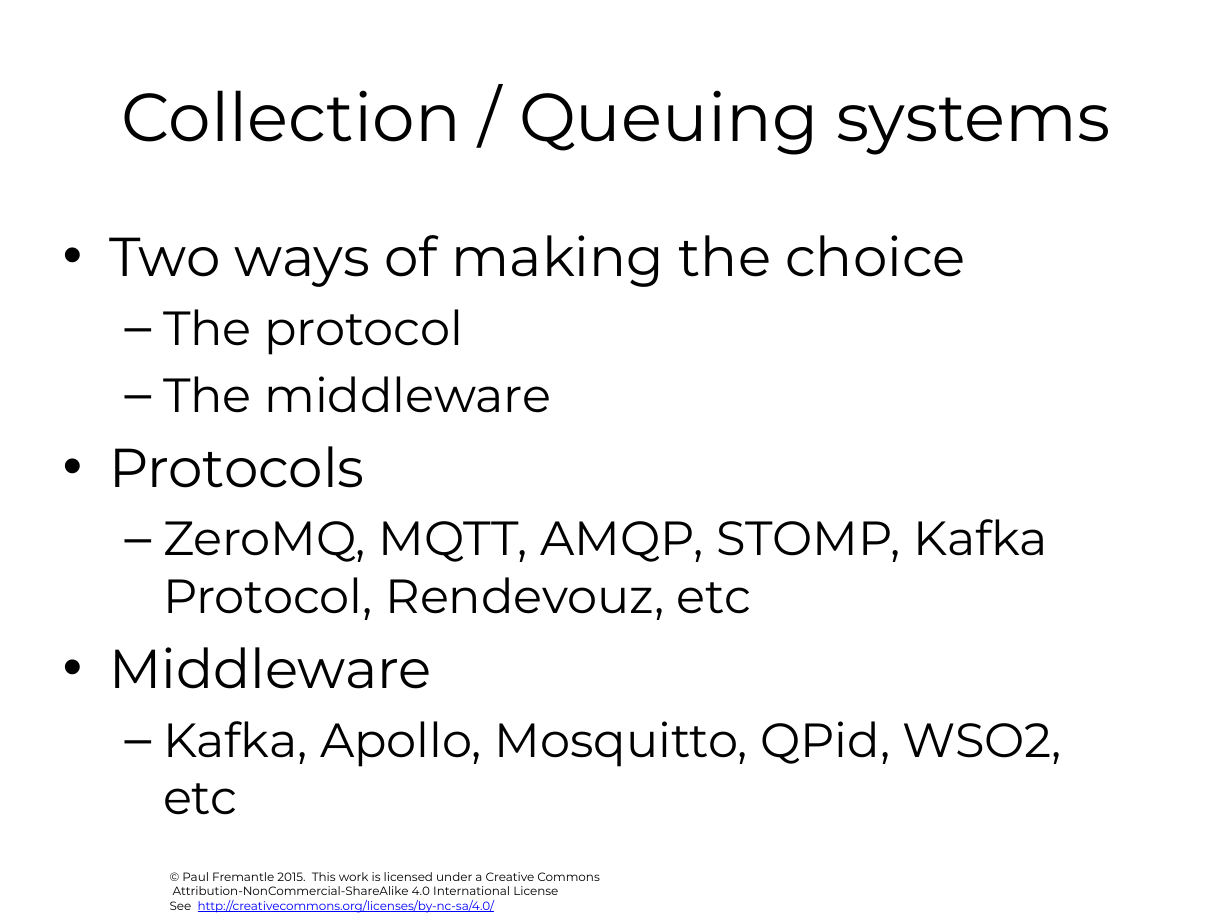
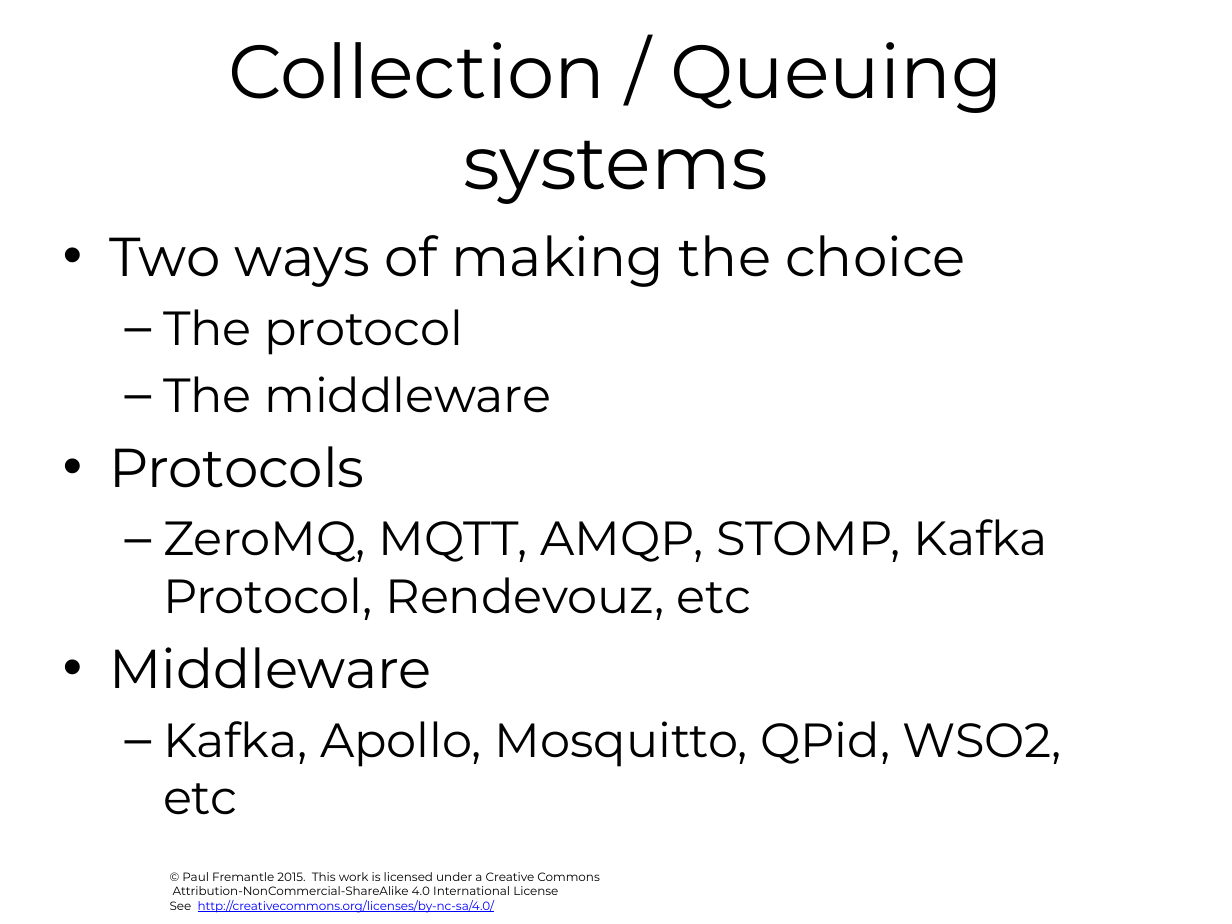
Before and after one commit to julieweeds/BigData, a slide deck: slide 11 of pres-source/11-recap-and-architecture.pptx. Drawn at 1232x924 pixels with LibreOffice and Linux fonts; fonts in the diff are those of the drawing; background and template pictures are left out. Boxes give left, top, right and bottom in pixels: in the first picture for what was removed or moved away, otherwise in the second. Text is boxed around its words. In the diff, an @@ line names an element or a change of style, - is before the commit and + after.

```diff
--- a/pres-source/11-recap-and-architecture.pptx
+++ b/pres-source/11-recap-and-architecture.pptx
@@ title "Collection / Queuing systems" at (x1=228, y1=42, x2=1003, y2=204): size 39.6 to 44 pt @@
```
Also in this commit, not shown: 3 other slides changed, 1 slide added, 6 slides removed, 12 other files.
